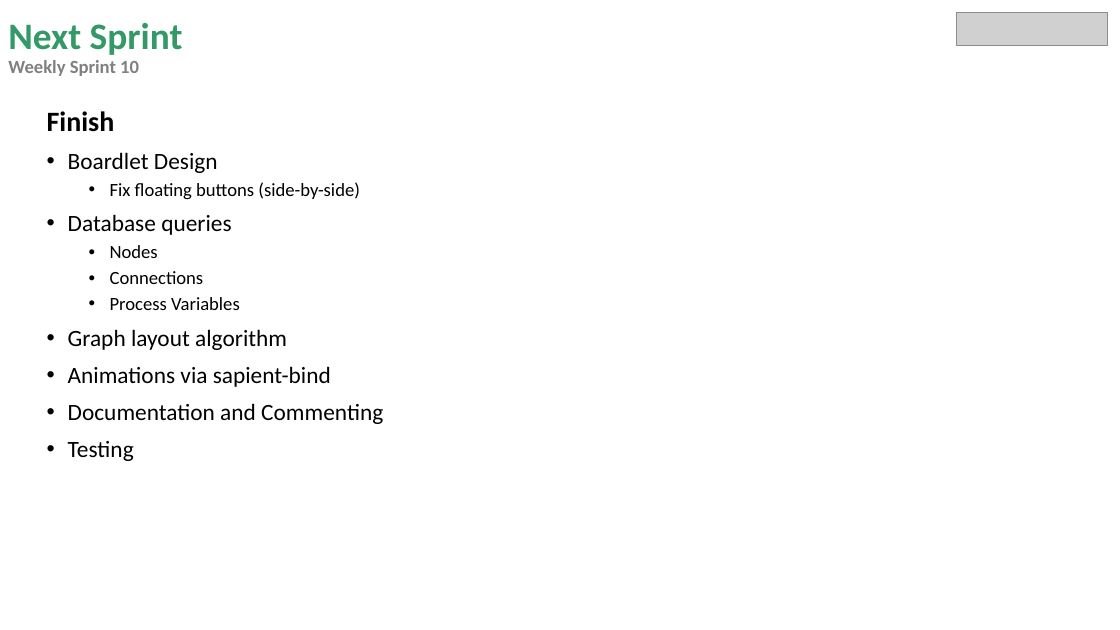
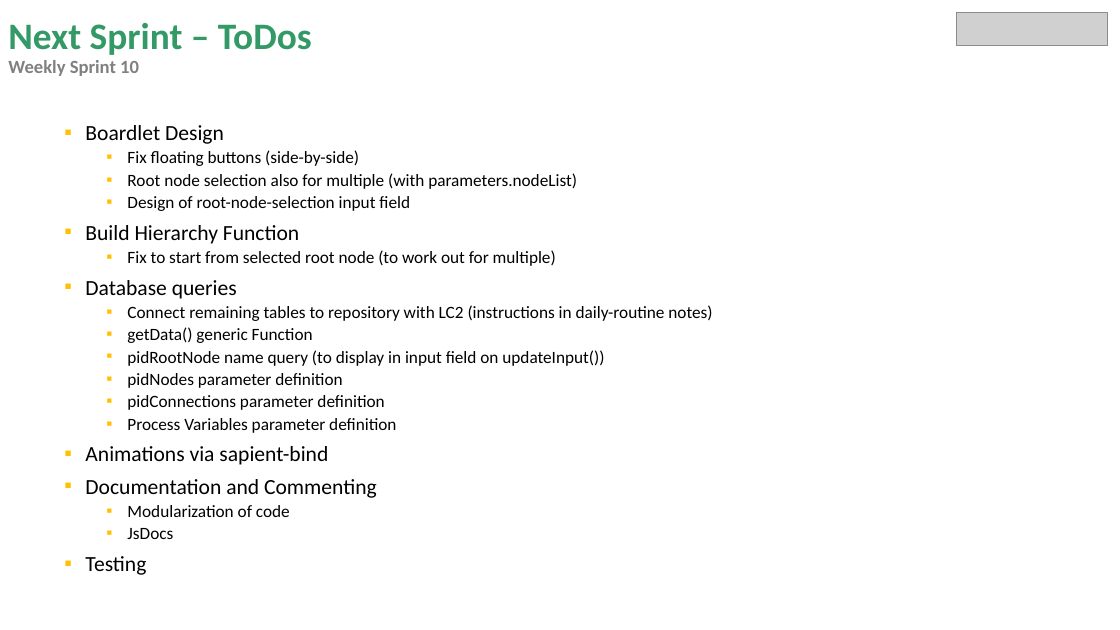
Before and after one commit to miguelrk/tum-mw-bachelorarbeit, a slide deck: slide 10 of 3 Entwicklungsphase/weekly_meeting_10.pptx. Drawn at 1120x630 pixels with LibreOffice and Linux fonts; fonts in the diff are those of the drawing; grey boxes stand for pictures. Boxes give left, top, right and bottom in pixels: in the first picture for what was removed or moved away, otherwise in the second. Text is boxed around its words. In the diff, an @@ line names an element or a change of style, - is before the commit and + after.

```diff
--- a/3 Entwicklungsphase/weekly_meeting_10.pptx
+++ b/3 Entwicklungsphase/weekly_meeting_10.pptx
@@ title at (8, 23, 312, 76): text changed; size 16 to 32 pt; text colour #808080 to #339966 @@
-Next Sprint
-Weekly Sprint 10
+Next Sprint – ToDos
+Weekly Sprint 10
@@ text at (47, 111, 115, 132): paragraph removed @@
-Finish
@@ text "Boardlet Design": place and size @@
-text "Boardlet Design" at (47, 111, 383, 461)
+text "Boardlet Design" at (85, 125, 712, 575)
@@ text at (85, 125, 377, 575): size 20 to 18.5 pt in "Boardlet Design", "Database queries", "Animations via sapient-bind", "Documentation and Commenting" and 1 more places; size 16 to 14.8 pt in "Fix floating buttons (side-by-side)"; bullet • to ▪; line spacing 0.9 to 0.8 @@
@@ text at (85, 173, 577, 266): paragraphs added @@
+  ▪ Root node selection also for multiple (with parameters.nodeList)
+  ▪ Design of root-node-selection input field
+▪ Build Hierarchy Function
+  ▪ Fix to start from selected root node (to work out for multiple)
@@ text at (127, 305, 712, 433): text changed; size 16 to 14.8 pt @@
-  • Nodes
-  • Connections
-  • Process Variables
-• Graph layout algorithm
+  ▪ Connect remaining tables to repository with LC2 (instructions in daily-routine notes)
+  ▪ getData() generic Function
+  ▪ pidRootNode name query (to display in input field on updateInput())
+  ▪ pidNodes parameter definition
+  ▪ pidConnections parameter definition
+  ▪ Process Variables parameter definition
@@ text at (127, 505, 290, 539): paragraphs added @@
+  ▪ Modularization of code
+  ▪ JsDocs
```
Also in this commit, not shown: 1 other slide changed, 16 other files.
